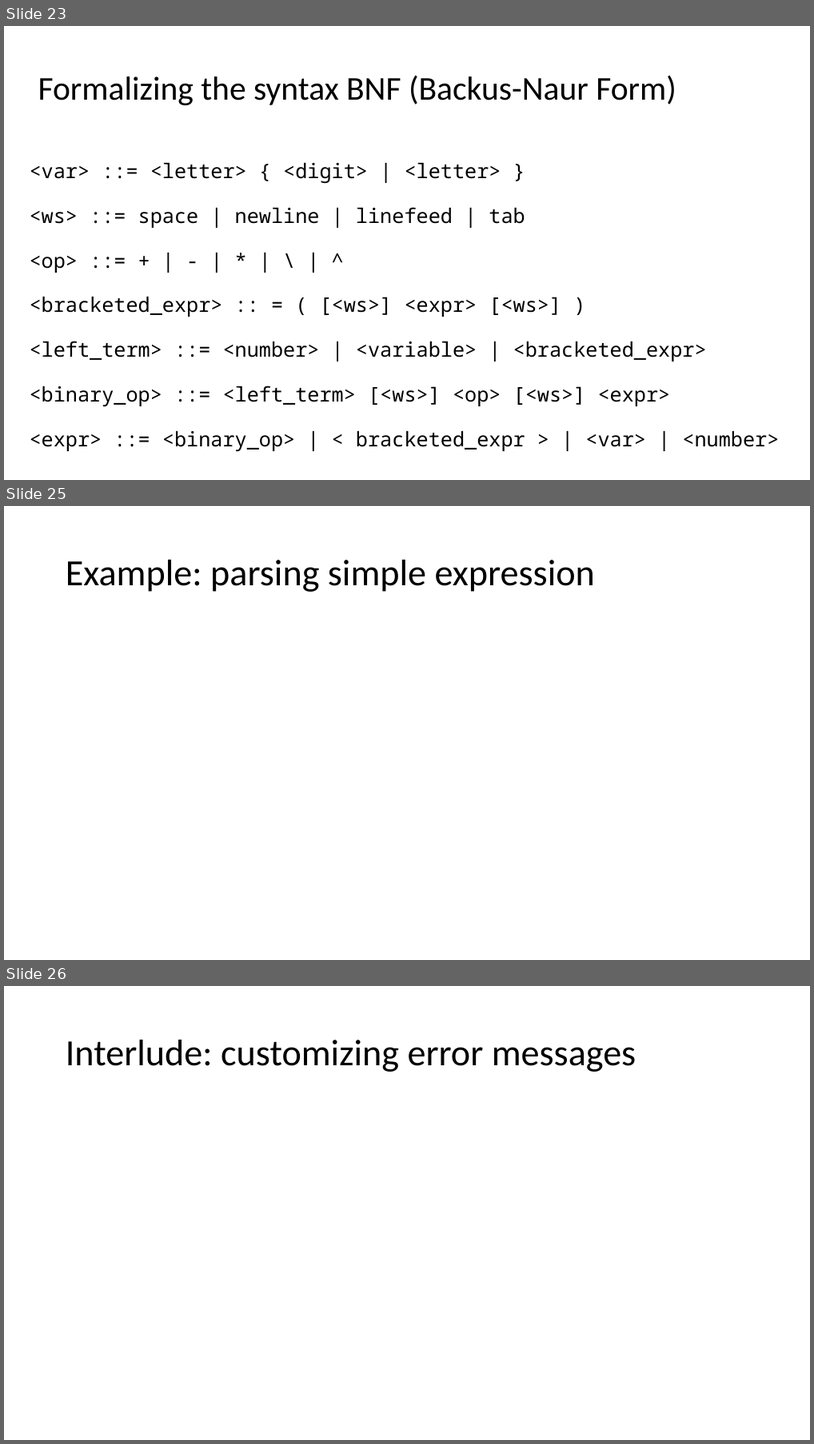
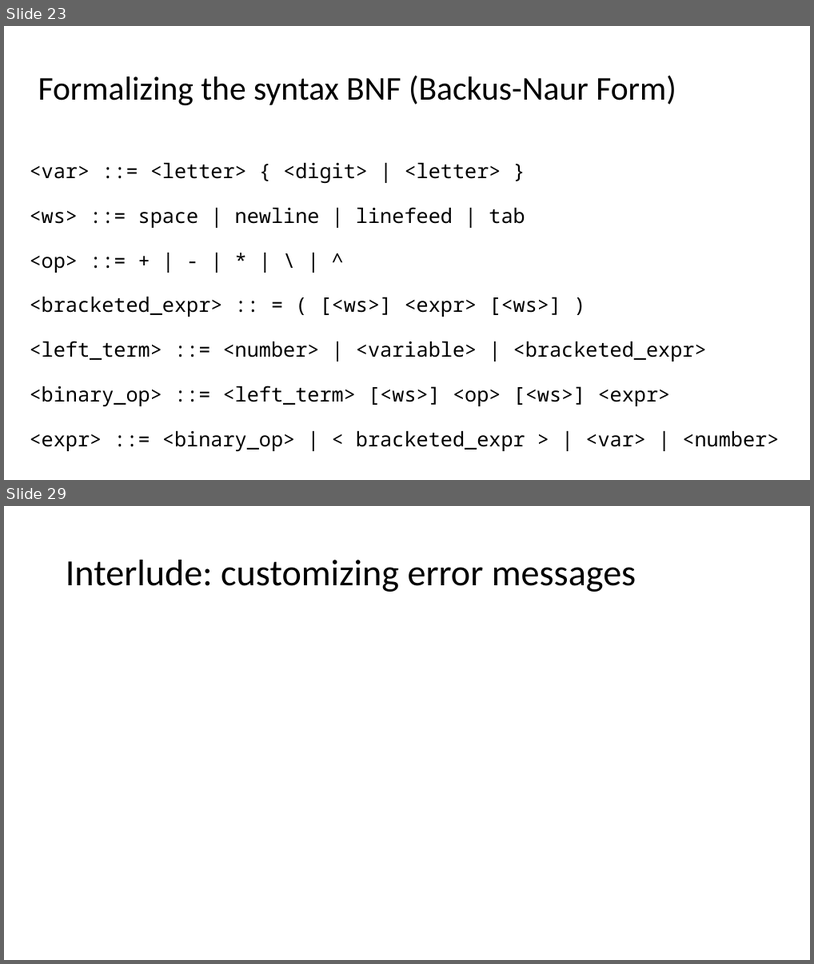
Before and after one commit to atiboros/PracticalFParsec, a slide deck: Slides/Practical FParsec V2.pptx. Shown one above the other, each under a label of ours: slides 23, 25 and 26 before the commit, slides 23 and 29 after it; the slides between them are not shown. The pictures are 814x1444 and 814x964 pixels, drawn with LibreOffice and Linux fonts; fonts in the diff are those of the drawing. Boxes give left, top, right and bottom in pixels: in the first picture for what was removed or moved away, otherwise in the second. Text is boxed around its words. In the diff, an @@ line names an element or a change of style, - is before the commit and + after.

Commit message:
Completed simple expression

```diff
--- a/Slides/Practical FParsec V2.pptx
+++ b/Slides/Practical FParsec V2.pptx
@@ slide 25 removed at (4,506,810,960), background #FFFFFF @@
@@ title removed at (66,560,595,592) @@
-Example: parsing simple expression
@@ what was slide 26 is now slide 29 @@
```
Also in this commit, not shown: 1 slide changed, 5 slides added, 1 other slide removed, 2 other files.
